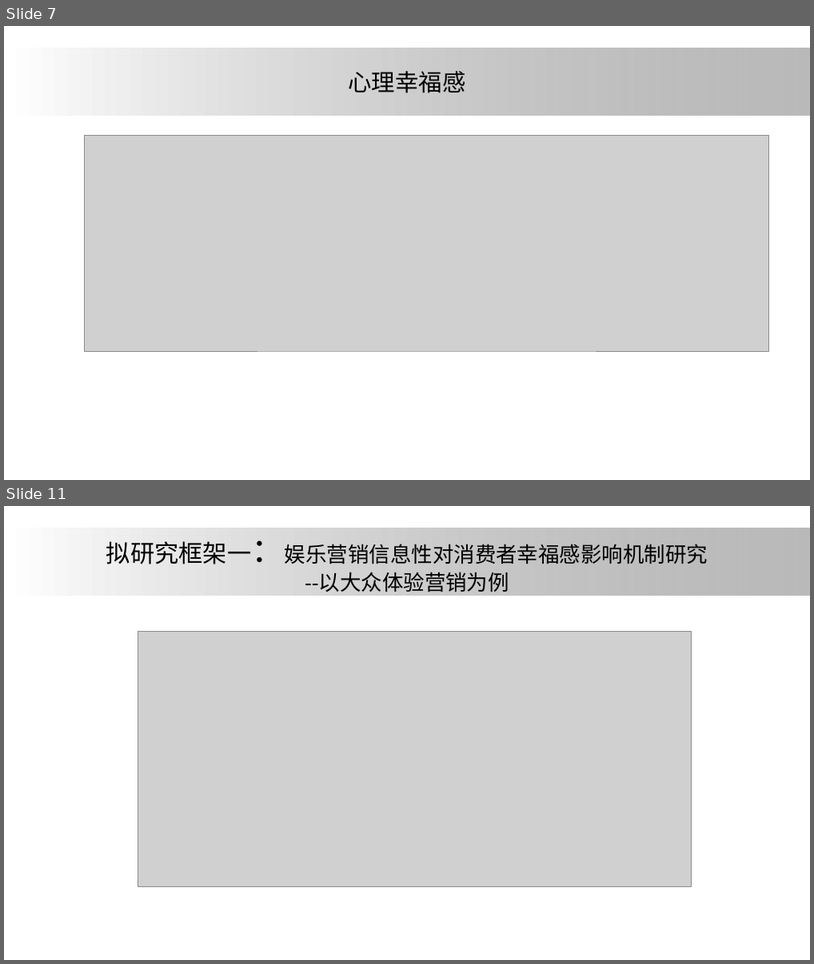
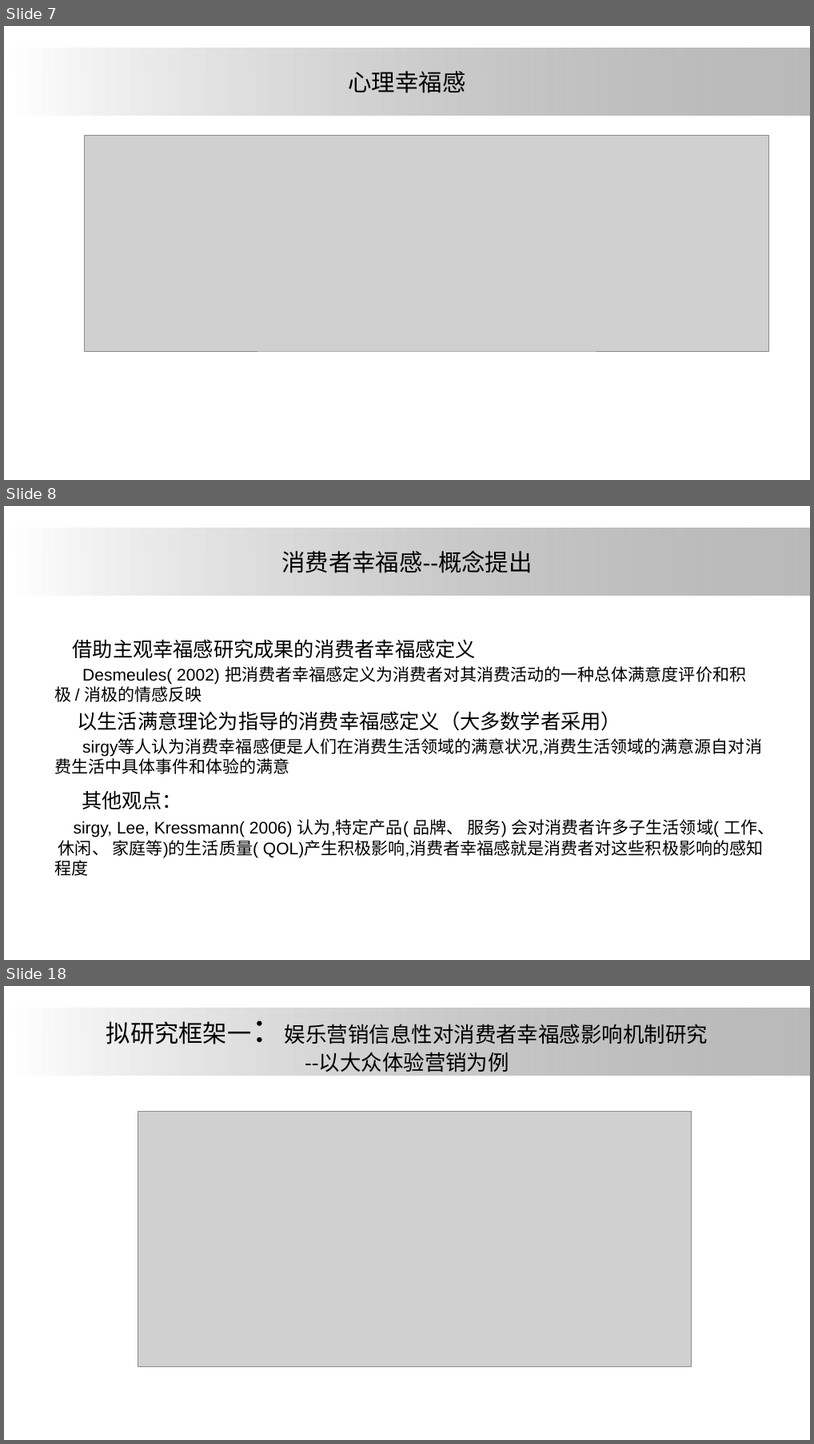
Before and after one commit to ElsaLuo/-, a slide deck: 我的坚果云/研究生搞学术/大论文/论文汇报/one.pptx. Shown one above the other, each under a label of ours: slides 7 and 11 before the commit, slides 7, 8 and 18 after it; the slides between them are not shown. The pictures are 814x964 and 814x1444 pixels, drawn with LibreOffice and Linux fonts; fonts in the diff are those of the drawing; grey boxes stand for pictures; background and template pictures are left out. Boxes give left, top, right and bottom in pixels: in the first picture for what was removed or moved away, otherwise in the second. Text is boxed around its words. In the diff, an @@ line names an element or a change of style, - is before the commit and + after.

```diff
--- a/我的坚果云/研究生搞学术/大论文/论文汇报/one.pptx
+++ b/我的坚果云/研究生搞学术/大论文/论文汇报/one.pptx
@@ slide 8 added at bbox=[4, 506, 810, 960], background #FFFFFF; not listed: 1 template element that a slide beside it also shows @@
@@ title added at bbox=[282, 551, 532, 573], 28 pt, text #000000 @@
+消费者幸福感--概念提出
@@ text added at bbox=[54, 639, 774, 876], 20 pt, text #000000 @@
+借助主观幸福感研究成果的消费者幸福感定义
+Desmeules( 2002) 把消费者幸福感定义为消费者对其消费活动的一种总体满意度评价和积极 / 消极的情感反映
+以生活满意理论为指导的消费幸福感定义（大多数学者采用）
+sirgy等人认为消费幸福感便是人们在消费生活领域的满意状况,消费生活领域的满意源自对消费生活中具体事件和体验的满意
+其他观点：
+sirgy, Lee, Kressmann( 2006) 认为,特定产品( 品牌、 服务) 会对消费者许多子生活领域( 工作、 休闲、 家庭等)的生活质量( QOL)产生积极影响,消费者幸福感就是消费者对这些积极影响的感知程度
@@ what was slide 11 is now slide 18 @@
```
Also in this commit, not shown: 5 slides changed, 9 other slides added.
